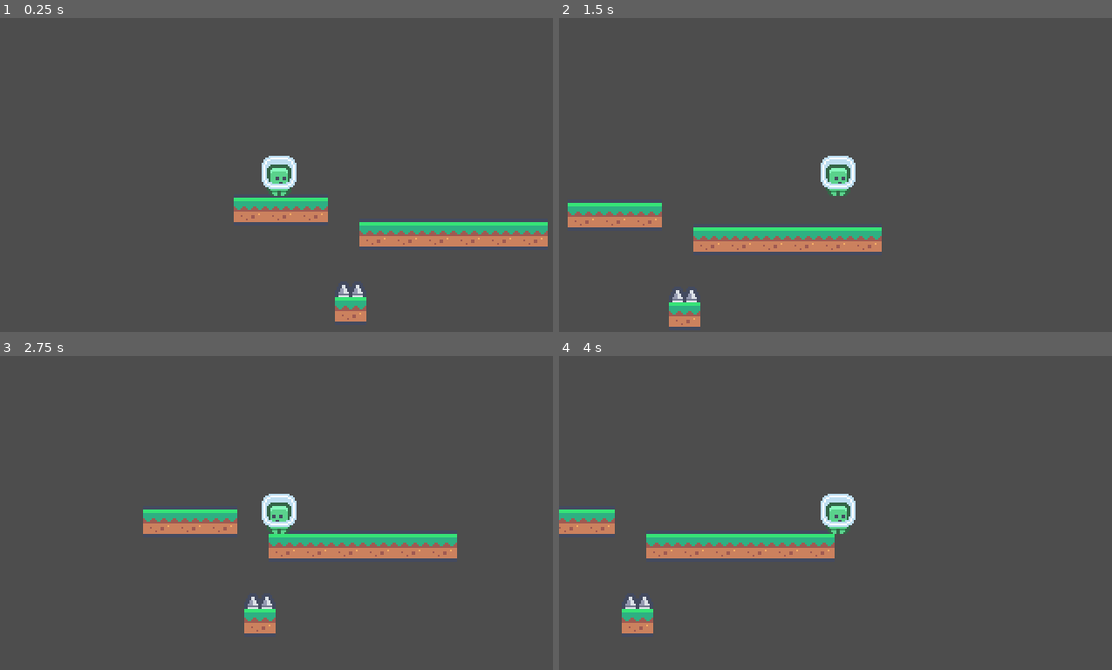
Above: before the commit, frames 1-4 (two rows, left to right).
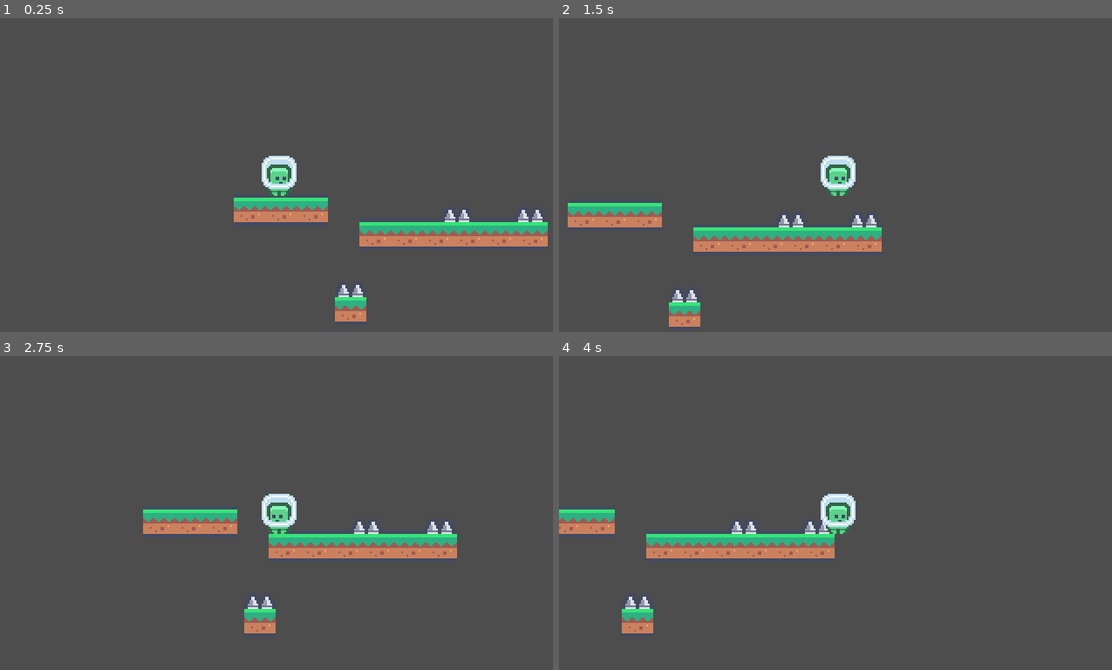
Above: after the commit, the same moments.

Repository: platz-halter/mario_clone
Game: Godot game, scene res://world.tscn
The game is run twice, just before and just after one commit, with the same random seed, the same clock (stepped at 60 frames per second) and the same inputs.
Inputs:
- Up to frame 1 (0.25 s): no input
- Up to frame 2 (1.5 s): hold Shift (dash) 0.53-1.28 s; hold Right (ui_right) from 0.53 s (still down); tap Up (ui_up) at 0.77 s; tap Shift (dash) at 1.35 s
- Up to frame 3 (2.75 s): tap Up (ui_up) at 1.52 s; release Right (ui_right) at 2.03 s; hold Left (ui_left) from 2.03 s (still down); hold Shift (dash) from 2.03 s (still down)
- Up to frame 4 (4 s): release Left (ui_left) at 2.78 s; release Shift (dash) at 2.78 s; hold Right (ui_right) from 2.78 s (still down); tap Shift (dash) at 2.85 s; tap Up (ui_up) at 3.02, 3.77 s; hold Shift (dash) from 3.53 s (still down)

The runs differ from the first frame. In frame 1, 0.2% of the frame differs, in the area x 80-99%, y 61-65%; in frame 2, 0.2%; in frame 3, 0.2%; in frame 4, 0.2%.

Commit message:
made working collisions

Diff:
--- a/Levels/level_1.tscn
+++ b/Levels/level_1.tscn
@@ -47,3 +47,9 @@
 
 [node name="spikes" parent="." instance=ExtResource("3_ip3kg")]
 position = Vector2(134, 98)
+
+[node name="spikes2" parent="." instance=ExtResource("3_ip3kg")]
+position = Vector2(195, 55)
+
+[node name="spikes3" parent="." instance=ExtResource("3_ip3kg")]
+position = Vector2(237, 55)
--- a/Objects/LevelElements/spikes.gd
+++ /dev/null
@@ -1,11 +0,0 @@
-extends Area2D
-
-
-# Called when the node enters the scene tree for the first time.
-func _ready():
-	pass
-
-
-# Called every frame. 'delta' is the elapsed time since the previous frame.
-func _process(delta):
-	pass
--- a/Objects/LevelElements/spikes.tscn
+++ b/Objects/LevelElements/spikes.tscn
@@ -1,13 +1,11 @@
-[gd_scene load_steps=4 format=3 uid="uid://dxftjpgp8q6ol"]
+[gd_scene load_steps=3 format=3 uid="uid://dxftjpgp8q6ol"]
 
 [ext_resource type="Texture2D" uid="uid://cxkv0boq10awy" path="res://Assets/Tiles/tile_0068.png" id="1_u51xp"]
-[ext_resource type="Script" path="res://Objects/LevelElements/spikes.gd" id="1_w2dmy"]
 
 [sub_resource type="RectangleShape2D" id="RectangleShape2D_50vac"]
 size = Vector2(18, 9)
 
 [node name="spikes" type="Area2D" groups=["spikes"]]
-script = ExtResource("1_w2dmy")
 
 [node name="CollisionShape2D" type="CollisionShape2D" parent="."]
 position = Vector2(0, 4)
--- a/player.gd
+++ b/player.gd
@@ -42,5 +42,6 @@
 
 	print(get_tree().get_nodes_in_group("spikes"))
 
-func _on_spikes_body_entered(body):
-	print("game over") # Replace with function body.
+func _on_area_2d_area_entered(area):
+	if area.is_in_group("spikes"):
+		print("Sweet liberty my leg")
--- a/player.tscn
+++ b/player.tscn
@@ -17,7 +17,7 @@
 [sub_resource type="RectangleShape2D" id="RectangleShape2D_r6ur2"]
 size = Vector2(14, 18)
 
-[node name="Player" type="CharacterBody2D"]
+[node name="Player" type="CharacterBody2D" groups=["player"]]
 script = ExtResource("1_g00eu")
 jump_power = 90
 
@@ -26,9 +26,17 @@
 animation = &"idle"
 flip_h = true
 
+[node name="player_camera" type="Camera2D" parent="."]
+position_smoothing_speed = 1.0
+
 [node name="player_hitbox" type="CollisionShape2D" parent="."]
 position = Vector2(0, 3)
 shape = SubResource("RectangleShape2D_r6ur2")
 
-[node name="player_camera" type="Camera2D" parent="."]
-position_smoothing_speed = 1.0
+[node name="Area2D" type="Area2D" parent="."]
+
+[node name="player_hitbox" type="CollisionShape2D" parent="Area2D"]
+position = Vector2(0, 3)
+shape = SubResource("RectangleShape2D_r6ur2")
+
+[connection signal="area_entered" from="Area2D" to="." method="_on_area_2d_area_entered"]
